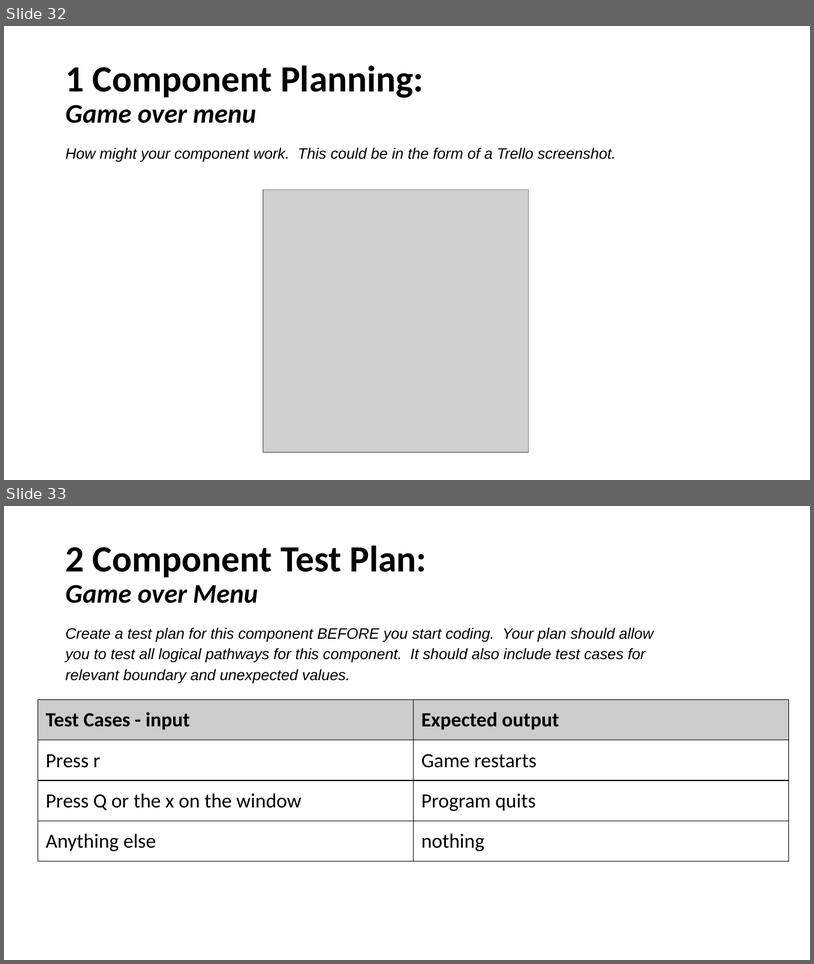
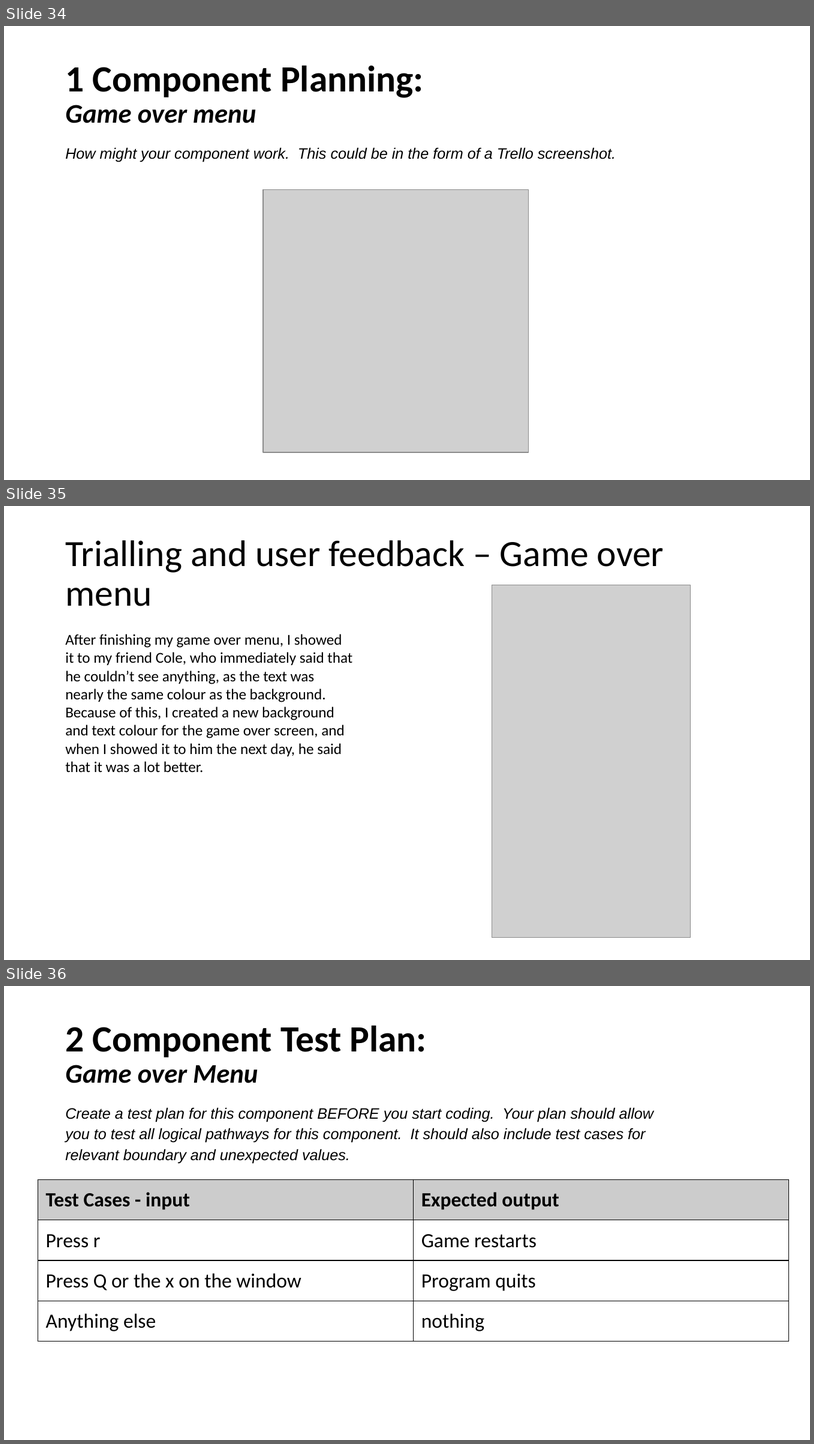
Before and after one commit to Samuel-Burgess/CS-Assesment-Programming, a slide deck: Documentation/3.7 and 3.8 Documentation Samuel Burgess.pptx. Shown one above the other, each under a label of ours: slides 32 and 33 before the commit, slides 34, 35 and 36 after it. The pictures are 814x964 and 814x1444 pixels, drawn with LibreOffice and Linux fonts; fonts in the diff are those of the drawing; grey boxes stand for pictures. Boxes give left, top, right and bottom in pixels: in the first picture for what was removed or moved away, otherwise in the second. Text is boxed around its words. In the diff, an @@ line names an element or a change of style, - is before the commit and + after.

```diff
--- a/Documentation/3.7 and 3.8 Documentation Samuel Burgess.pptx
+++ b/Documentation/3.7 and 3.8 Documentation Samuel Burgess.pptx
@@ slide 35 added at box(4, 506, 810, 960), background #FFFFFF @@
@@ title added at box(65, 540, 665, 606), 44 pt, text #000000 @@
+Trialling and user feedback – Game over menu
@@ picture added at box(492, 585, 691, 937) @@
@@ text added at box(65, 634, 353, 772), 18 pt, text #000000 @@
+After finishing my game over menu, I showed it to my friend Cole, who immediately said that he couldn’t see anything, as the text was nearly the same colour as the background. Because of this, I created a new background and text colour for the game over screen, and when I showed it to him the next day, he said that it was a lot better.
@@ what was slide 32 is now slide 34 @@
@@ what was slide 33 is now slide 36 @@
```
Also in this commit, not shown: 5 slides changed, 7 other slides added, 1 slide removed, 6 other files.
